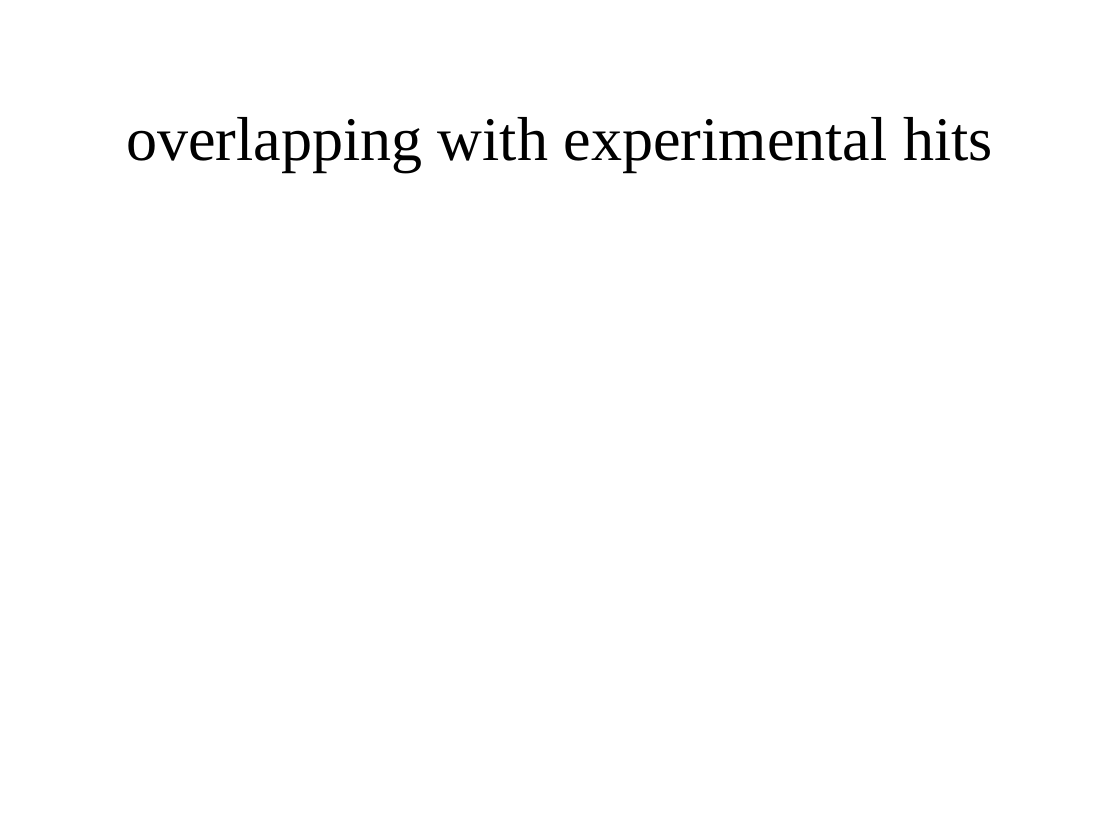
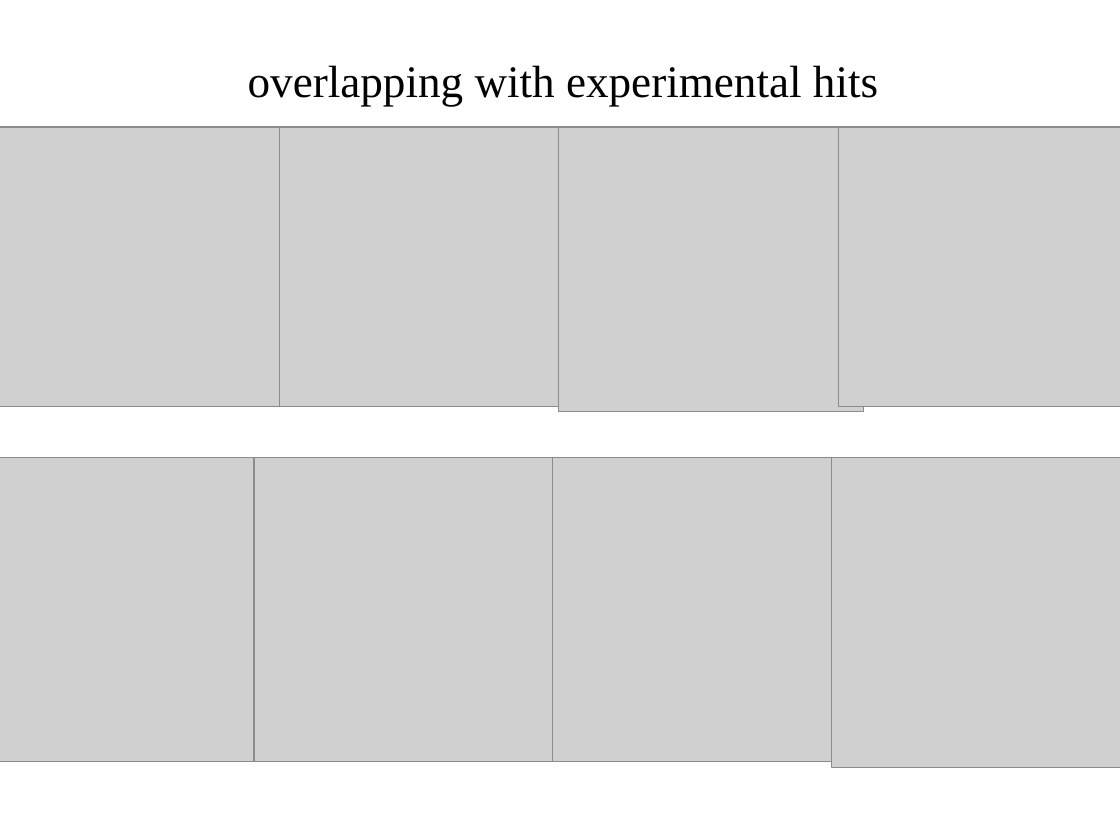
Before and after one commit to polyactis/annot, a slide deck: slide 15 of trunk/doc/lab_meeting_10_03_06/lm_10_03_06.ppt. Drawn at 1120x840 pixels with LibreOffice and Linux fonts; fonts in the diff are those of the drawing; grey boxes stand for pictures. Boxes give left, top, right and bottom in pixels: in the first picture for what was removed or moved away, otherwise in the second. Text is boxed around its words. In the diff, an @@ line names an element or a change of style, - is before the commit and + after.

```diff
--- a/trunk/doc/lab_meeting_10_03_06/lm_10_03_06.ppt
+++ b/trunk/doc/lab_meeting_10_03_06/lm_10_03_06.ppt
@@ title "overlapping with experimental hits": place and size @@
-title "overlapping with experimental hits" at box(126, 117, 993, 172)
+title "overlapping with experimental hits" at box(248, 65, 878, 107)
@@ title "overlapping with experimental hits" at box(248, 65, 878, 107): size 44 to 32 pt @@
@@ picture added at box(0, 127, 305, 407) @@
@@ picture added at box(279, 127, 584, 407) @@
@@ picture added at box(559, 127, 864, 412) @@
@@ picture added at box(838, 127, 1120, 407) @@
@@ picture added at box(0, 457, 279, 762) @@
@@ picture added at box(254, 457, 565, 762) @@
@@ picture added at box(553, 457, 864, 762) @@
@@ picture added at box(832, 457, 1120, 767) @@
```
Also in this commit, not shown: 2 other slides changed.
